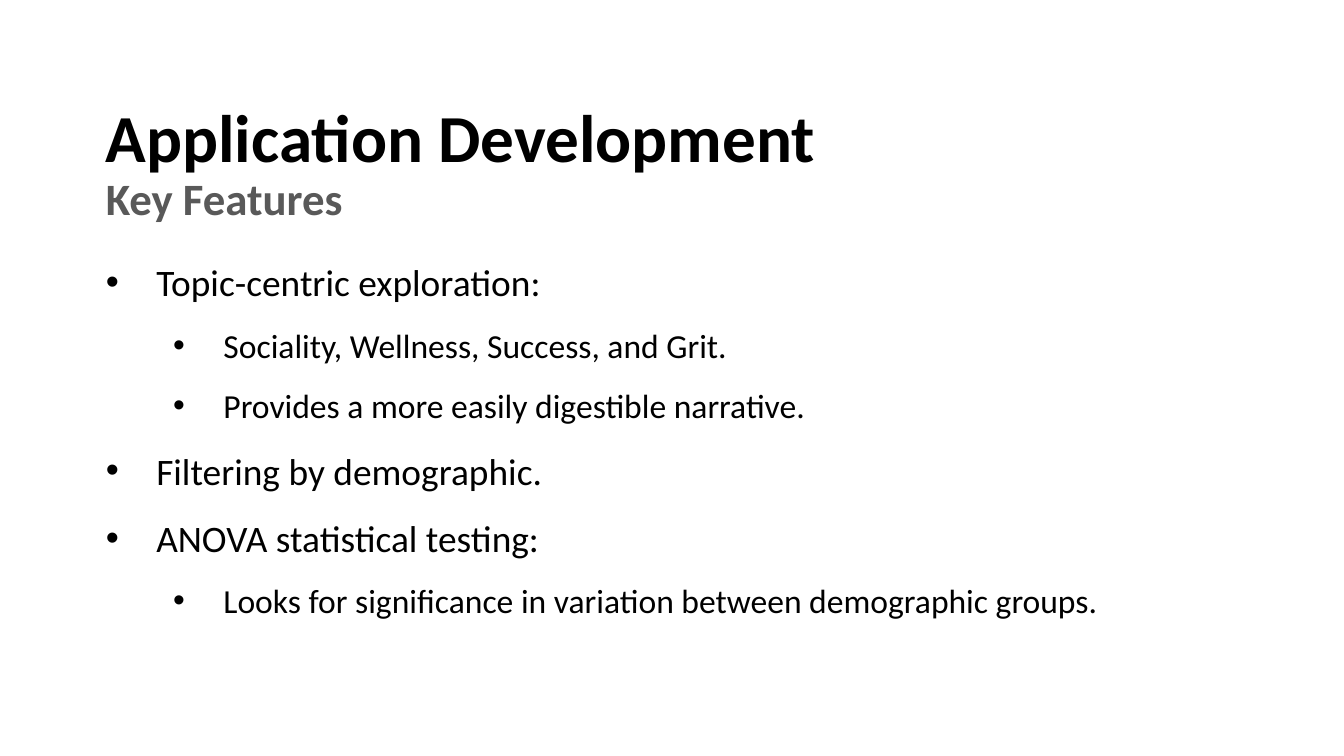
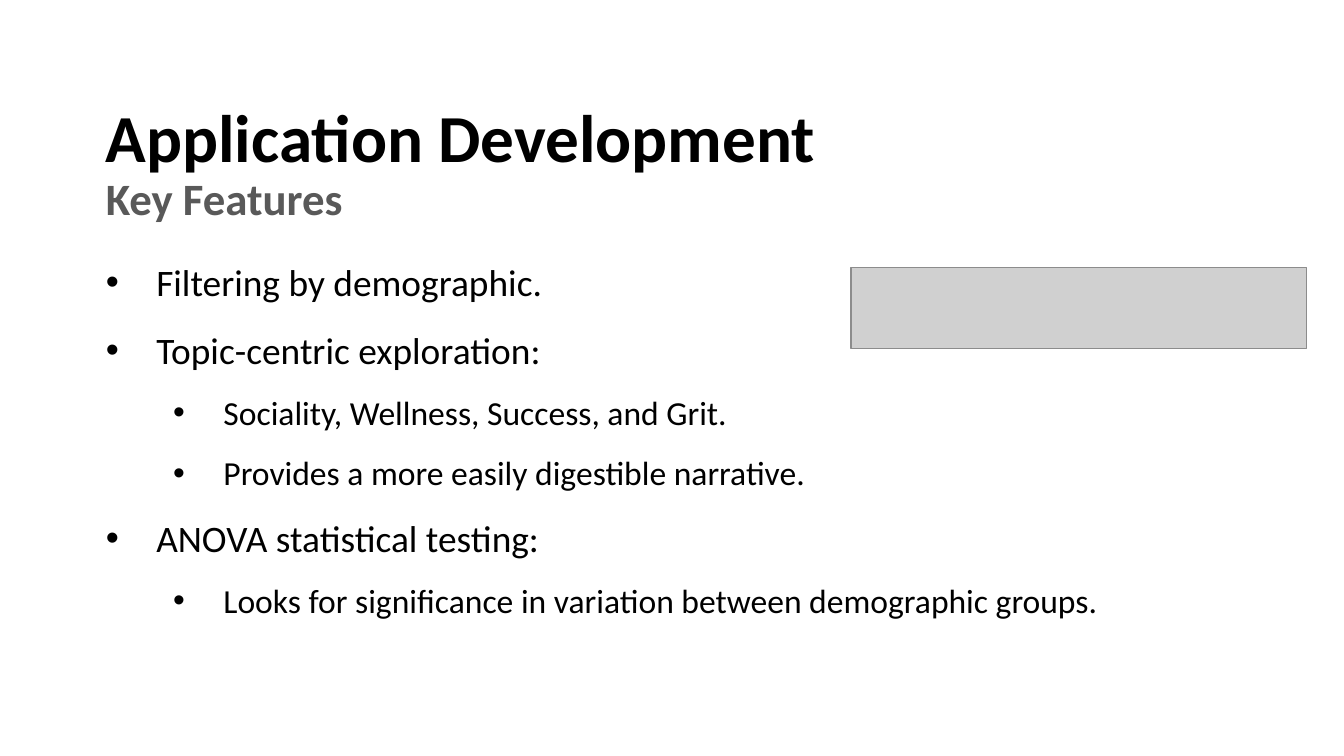
Before and after one commit to ethan-lott/saase-app, a slide deck: slide 6 of Presentation.pptx. Drawn at 1344x756 pixels with LibreOffice and Linux fonts; fonts in the diff are those of the drawing; grey boxes stand for pictures; background and template pictures are left out. Boxes give left, top, right and bottom in pixels: in the first picture for what was removed or moved away, otherwise in the second. Text is boxed around its words. In the diff, an @@ line names an element or a change of style, - is before the commit and + after.

```diff
--- a/Presentation.pptx
+++ b/Presentation.pptx
@@ picture added at box(851, 267, 1306, 348) @@
@@ text at box(156, 270, 542, 303): paragraph added @@
+• Filtering by demographic.
@@ text at box(156, 459, 542, 492): paragraph removed @@
-• Filtering by demographic.
```
Also in this commit, not shown: 3 other slides changed, 1 slide removed, 1 other file.
